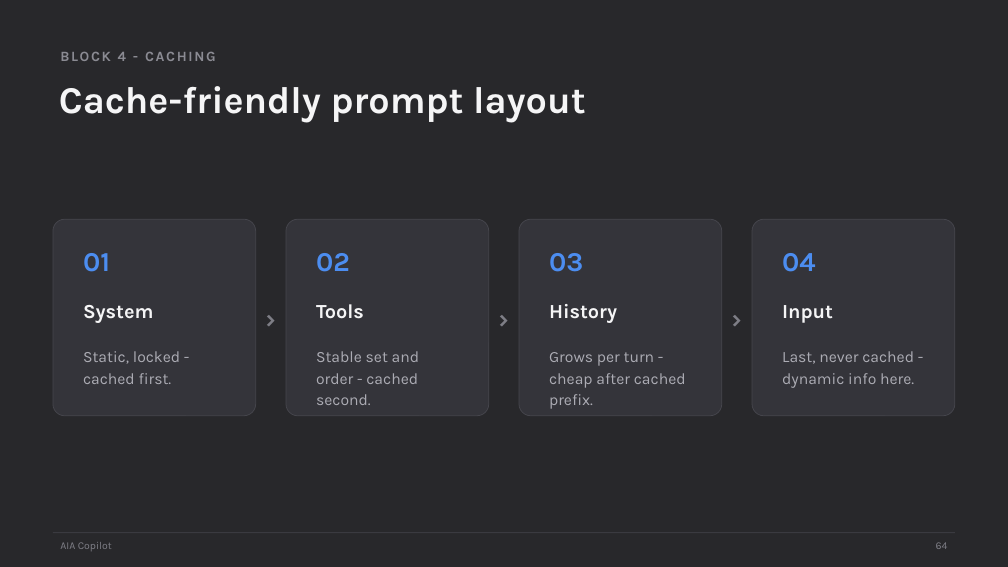
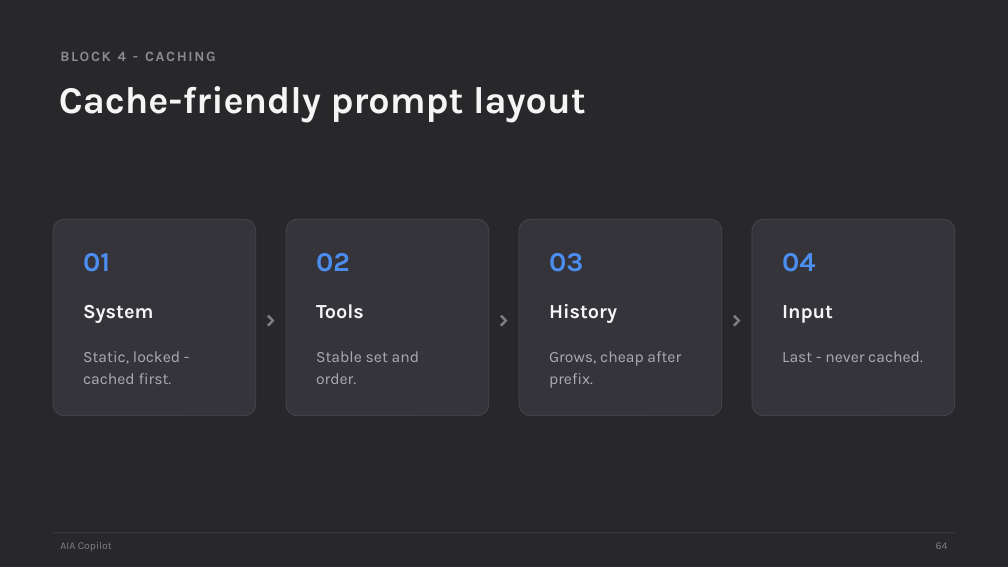
Before and after one commit to scottrhay/AIA-ClaudeCopilot, a slide deck: slide 64 of claude-code-3day/slides/Day3_Claude_Code_Production.pptx. Drawn at 1008x567 pixels with LibreOffice and Linux fonts; fonts in the diff are those of the drawing. Boxes give left, top, right and bottom in pixels: in the first picture for what was removed or moved away, otherwise in the second. Text is boxed around its words. In the diff, an @@ line names an element or a change of style, - is before the commit and + after.

Commit message:
Fix process-card text overflow across 7 slides (Day 1 s16/s48/s65/s82, Day 3 s51/s64/s80)

```diff
--- a/claude-code-3day/slides/Day3_Claude_Code_Production.pptx
+++ b/claude-code-3day/slides/Day3_Claude_Code_Production.pptx
@@ text at <box>316,351,419,384</box>: text changed @@
-Stable set and order - cached second.
+Stable set and order.
@@ text at <box>549,351,681,388</box>: text changed @@
-Grows per turn - cheap after cached prefix.
+Grows, cheap after prefix.
@@ text at <box>782,351,923,362</box>: text changed @@
-Last, never cached - dynamic info here.
+Last - never cached.
```
Also in this commit, not shown: 2 other slides changed, 1 other file.
